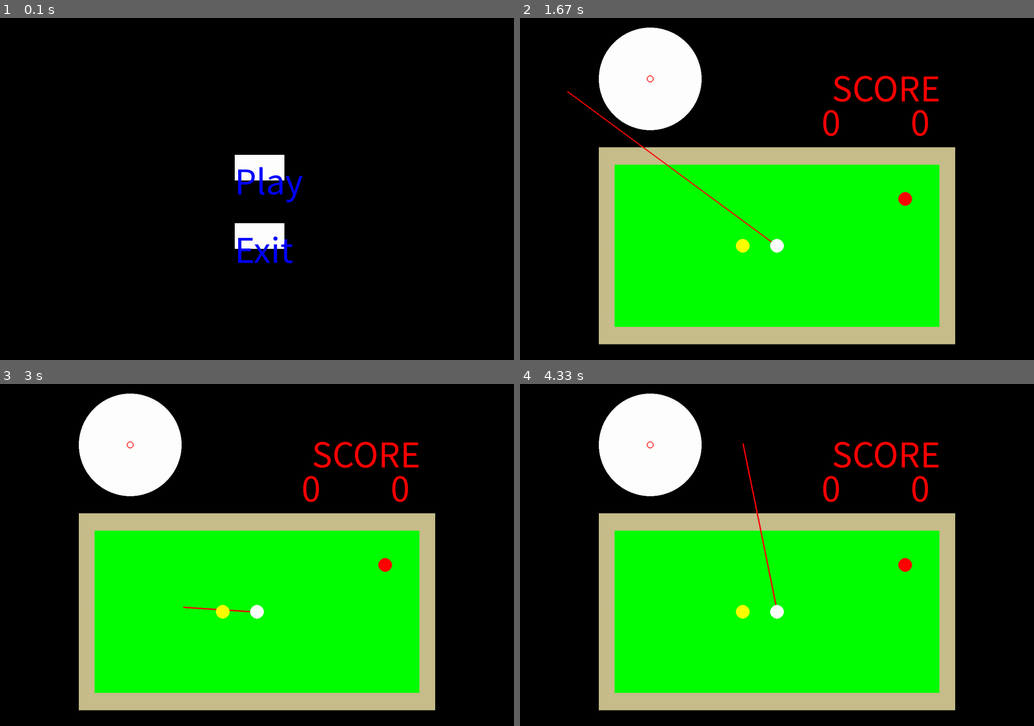
Above: before the commit, frames 1-4 (two rows, left to right).
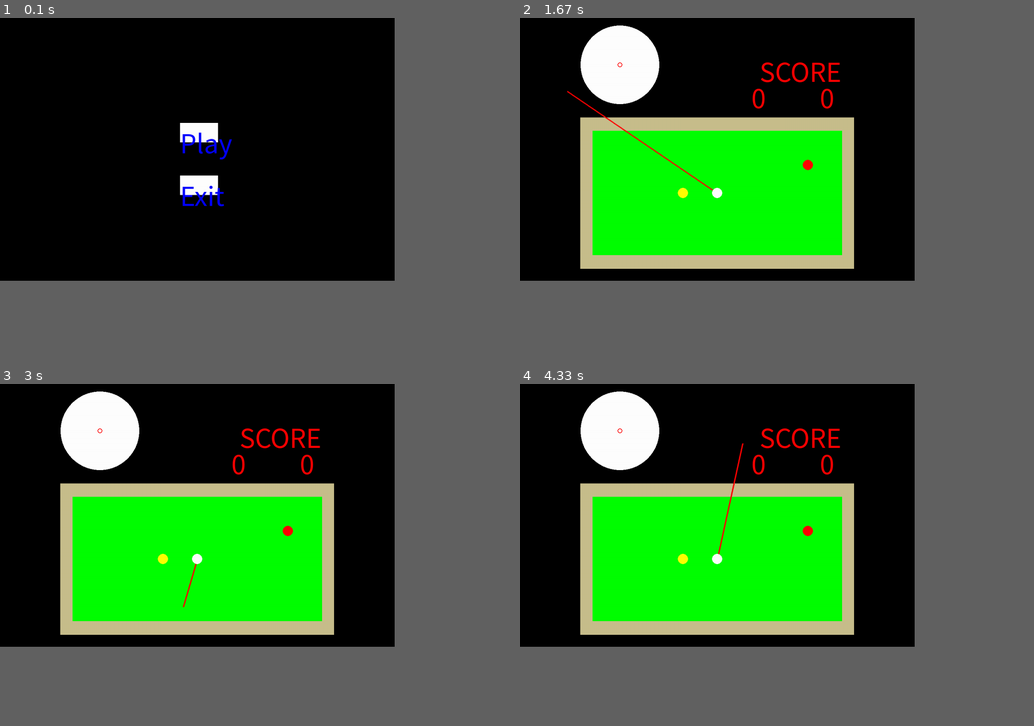
Above: after the commit, the same moments.

Repository: wooing26/pygame_billiards
Game: pygame game, started from main.py
Two runs of this game, one before a commit and one after it. Both use one fixed random seed, a clock stepped at 60 frames per second and the inputs below.
Inputs (mouse positions are in pixels of both pictures, inside the frame that each line leads up to):
- Up to frame 1 (0.1 s): no input
- Up to frame 2 (1.67 s): click "Play" at 0.38 s; press the mouse at (586, 86) at 0.7 s; move the mouse to (612, 72) at 0.8 s; release the mouse at (638, 55) at 0.93 s; press the mouse at (586, 86) at 1.03 s; move the mouse to (715, 76) at 1.13 s; release the mouse at (848, 65) at 1.27 s; press the mouse at (586, 86) at 1.37 s; move the mouse to (576, 89) at 1.47 s; release the mouse at (566, 89) at 1.6 s
- Up to frame 3 (3 s): press the mouse at (66, 452) at 1.7 s; move the mouse to (169, 445) at 1.8 s; release the mouse at (272, 438) at 1.93 s; press the mouse at (66, 452) at 2.03 s; move the mouse to (113, 472) at 2.13 s; release the mouse at (164, 493) at 2.27 s; press the mouse at (66, 452) at 2.37 s; move the mouse to (61, 448) at 2.47 s; release the mouse at (61, 445) at 2.6 s; press the mouse at (66, 452) at 2.7 s; move the mouse to (123, 531) at 2.8 s; release the mouse at (185, 606) at 2.93 s
- Up to frame 4 (4.33 s): press the mouse at (586, 452) at 3.03 s; move the mouse to (658, 503) at 3.13 s; release the mouse at (730, 551) at 3.27 s; press the mouse at (586, 452) at 3.37 s; move the mouse to (663, 462) at 3.47 s; release the mouse at (746, 472) at 3.6 s; press the mouse at (586, 452) at 3.7 s; move the mouse to (586, 476) at 3.8 s; release the mouse at (586, 496) at 3.93 s; press the mouse at (586, 452) at 4.03 s; move the mouse to (663, 448) at 4.13 s; release the mouse at (741, 442) at 4.27 s
The window is 900x600 before the commit and 691x461 after it. Grey fills any space a smaller window leaves; there, only what the larger window draws over its background counts as a difference.

The runs differ from the first frame. In frame 1, 3.1% of the frame differs, in the area x 35-59%, y 30-72%; in frame 2, 39%, in the area x 9-85%, y 2-96%; in frame 3, 39%; in frame 4, 39%.

Commit message:
screen ratio

Diff:
--- a/main.py
+++ b/main.py
@@ -17,8 +17,8 @@
 
 # 게임 실행
 menu, play = True, False
-
-play = Main_menu(menu, play)
-Playing(ball_1, ball_2, ball_3, play = play)
+while True in (menu, play):
+    menu, play = Main_menu(menu, play)
+    menu, play = Playing(ball_1, ball_2, ball_3, play = play)
 
 pygame.quit()
--- a/setting/Ball_class.py
+++ b/setting/Ball_class.py
@@ -3,7 +3,8 @@
 
 # 공별 설정
 class Ball:
-    def __init__(self, x, y, vx, vy, spin_x, spin_y, spin_z, color, radius = 61.5 / 3, frict = 0.02, mass = 210 / 27):
+    def __init__(self, x, y, vx, vy, spin_x, spin_y, spin_z, color,
+     radius = 61.5 / 3 / screen_ratio, frict = 0.02, mass = 210 / 27 / (screen_ratio**3)):
 
         self.pos = np.array([x, y])
         self.v = np.array([vx, vy])
--- a/setting/config.py
+++ b/setting/config.py
@@ -1,9 +1,12 @@
 import numpy as np
 import pygame
 
+
 # 배경 설정
-background = pygame.display.set_mode((1500, 1000))
-back_size = background.get_size()
+screen_ratio = 1.3
+back_size = np.array([1500, 1000]) / screen_ratio
+background = pygame.display.set_mode(back_size)
+
 
 # 게임 프레임 설정
 fps = pygame.time.Clock()
@@ -23,10 +26,10 @@
 
 
 # 당구대 설정
-height = 1422 / 3
-width = 2844 / 3
-height_out = 1730 / 3
-width_out = 3120 / 3
+height = 1422 / 3 / screen_ratio
+width = 2844 / 3 / screen_ratio
+height_out = 1730 / 3 / screen_ratio
+width_out = 3120 / 3 / screen_ratio
 midpoint = [back_size[0] / 2, back_size[1] * 2 / 3]
 
 
@@ -43,12 +46,14 @@
 
 # 스코어 출력함수
 def Score(player1, player2):
-    position = [[(3 * midpoint[0] + x_out[1]) / 4, y_out[0] - 150], [(midpoint[0] + 3 * x_out[1]) / 4, y_out[0] - 150]]
-    font = pygame.font.SysFont('notosanscjkkrblack', 100)
+    position = [[(3 * midpoint[0] + x_out[1]) / 4, y_out[0] - 150 / screen_ratio],
+     [(midpoint[0] + 3 * x_out[1]) / 4, y_out[0] - 150 / screen_ratio]]
+
+    font = pygame.font.SysFont('notosanscjkkrblack', int(100 / screen_ratio))
     dashboard = font.render("SCORE", True, red)
     player1_score = font.render(str(player1), True, red)
     player2_score = font.render(str(player2), True, red)
-    background.blit(dashboard, ((position[0][0] + position[1][0]) / 2 -100, position[0][1] - 100))
+    background.blit(dashboard, ((position[0][0] + position[1][0]) / 2 -100 / screen_ratio, position[0][1] - 100 / screen_ratio))
     background.blit(player1_score, (position[0]))
     background.blit(player2_score, (position[1]))
 
@@ -73,4 +78,4 @@
 
 
 # 초기 속력 제한
-speed_limit = 250
+speed_limit = 250 / screen_ratio
--- a/setting/menu.py
+++ b/setting/menu.py
@@ -11,15 +11,15 @@
 
     pygame.display.set_caption("Main menu")
 
-    font = pygame.font.SysFont('notosansmonocjkkrregular',100)
+    font = pygame.font.SysFont('notosansmonocjkkrregular', int(100 / screen_ratio))
     img_play0 = font.render('Play', True, blue)
     img_play1 = font.render('Play', True, red)
     img_exit0 = font.render('Exit', True, blue)
     img_exit1 = font.render('Exit', True, red)
 
     mid = np.array([back_size[0] / 2, back_size[1] / 2])
-    play_pos = [mid[0] - 65, mid[1] - 100]
-    exit_pos = [mid[0] - 65, mid[1] + 100]
+    play_pos = np.array([mid[0] - 65 / screen_ratio, mid[1] - 100 / screen_ratio])
+    exit_pos = np.array([mid[0] - 65 / screen_ratio, mid[1] + 100 / screen_ratio])
 
     while menu:
         mouse_pos = pygame.mouse.get_pos()
@@ -38,20 +38,20 @@
 
         background.fill(black)
         #if mouse_pos
-        play_rect = pygame.draw.rect(background, white, [play_pos[0], play_pos[1], 145, 75])
-        exit_rect = pygame.draw.rect(background, white, [exit_pos[0], exit_pos[1], 145, 75])
-        if (play_pos[0] <= mouse_pos[0] <= play_pos[0] + 145) and (play_pos[1] <= mouse_pos[1] <= play_pos[1] + 75):
+        play_rect = pygame.draw.rect(background, white, [play_pos[0], play_pos[1], 145 / screen_ratio, 75 / screen_ratio])
+        exit_rect = pygame.draw.rect(background, white, [exit_pos[0], exit_pos[1], 145 / screen_ratio, 75 / screen_ratio])
+        if (play_pos[0] <= mouse_pos[0] <= play_pos[0] + 145 / screen_ratio) and (play_pos[1] <= mouse_pos[1] <= play_pos[1] + 75 / screen_ratio):
             background.blit(img_play1, play_pos)
         else:
             background.blit(img_play0, play_pos)
-        if (exit_pos[0] <= mouse_pos[0] <= exit_pos[0] + 145) and (exit_pos[1] <= mouse_pos[1] <= exit_pos[1] + 75):
+        if (exit_pos[0] <= mouse_pos[0] <= exit_pos[0] + 145 / screen_ratio) and (exit_pos[1] <= mouse_pos[1] <= exit_pos[1] + 75 / screen_ratio):
             background.blit(img_exit1, exit_pos)
         else:
             background.blit(img_exit0, exit_pos)
         #pygame.draw.line(background, red, (mid[0], 0), (mid[0], back_size[1]))
         pygame.display.update()
 
-    return play
+    return menu, play
 
 #Main_menu(menu=True, play=False)
 #pygame.quit()
--- a/setting/playing.py
+++ b/setting/playing.py
@@ -17,6 +17,7 @@
         for event in pygame.event.get():
             if event.type == pygame.QUIT:
                 play = False
+                menu = True
             if event.type == pygame.MOUSEBUTTONDOWN:
                 click = pygame.mouse.get_pos()
                 distance_0 = np.hypot((click[0] - ball_sum_pos[player_turn][0]), (click[1] - ball_sum_pos[player_turn][1]))
@@ -130,12 +131,12 @@
                 pygame.draw.line(background, red, ball_sum_pos[player_turn], buttonup, width=4)
 
         # spin input UI
-        pygame.draw.circle(background, white, spin_ball, 150)
-        pygame.draw.circle(background, red, spin_ball, 10, 2)
+        pygame.draw.circle(background, white, spin_ball, spin_radius)
+        pygame.draw.circle(background, red, spin_ball, 10 / screen_ratio, 2)
         if np.hypot((spin_ball[0] - mouse_pos[0]), (spin_ball[1] - mouse_pos[1])) <= spin_radius:
-            pygame.draw.circle(background, blue, mouse_pos, 10, 2)
+            pygame.draw.circle(background, blue, mouse_pos, 10 / screen_ratio, 2)
         if np.any([ball[0].v, ball[1].v, ball[2].v] != np.array([0, 0])):
-            pygame.draw.circle(background, blue, buttonup2, 10, 2)
+            pygame.draw.circle(background, blue, buttonup2, 10 / screen_ratio, 2)
 
         # 공
         ball[0].draw()
@@ -144,3 +145,5 @@
 
         Score(count_score[0], count_score[1])       # 스코어 보드
         pygame.display.update()
+
+    return menu, play
--- a/setting/spin.py
+++ b/setting/spin.py
@@ -3,8 +3,8 @@
 from setting.config import *
 
 # 스핀용 공 설정 (UI)
-spin_ball = [x_out[0] + 150, y_out[0] - 200]
-spin_radius = 150
+spin_ball = [x_out[0] + 150 / screen_ratio, y_out[0] - 200 / screen_ratio]
+spin_radius = 150 / (screen_ratio)
 
 # 스핀 입력
 def Get_spin(mouse_pos, v_cm):
